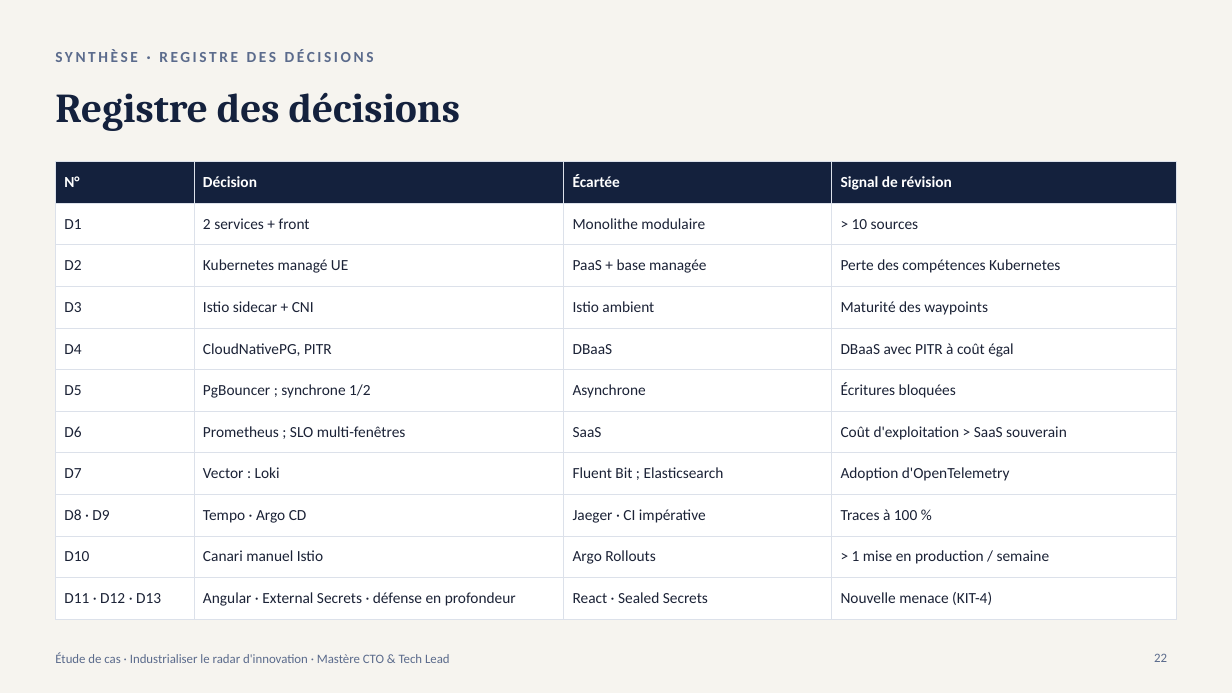
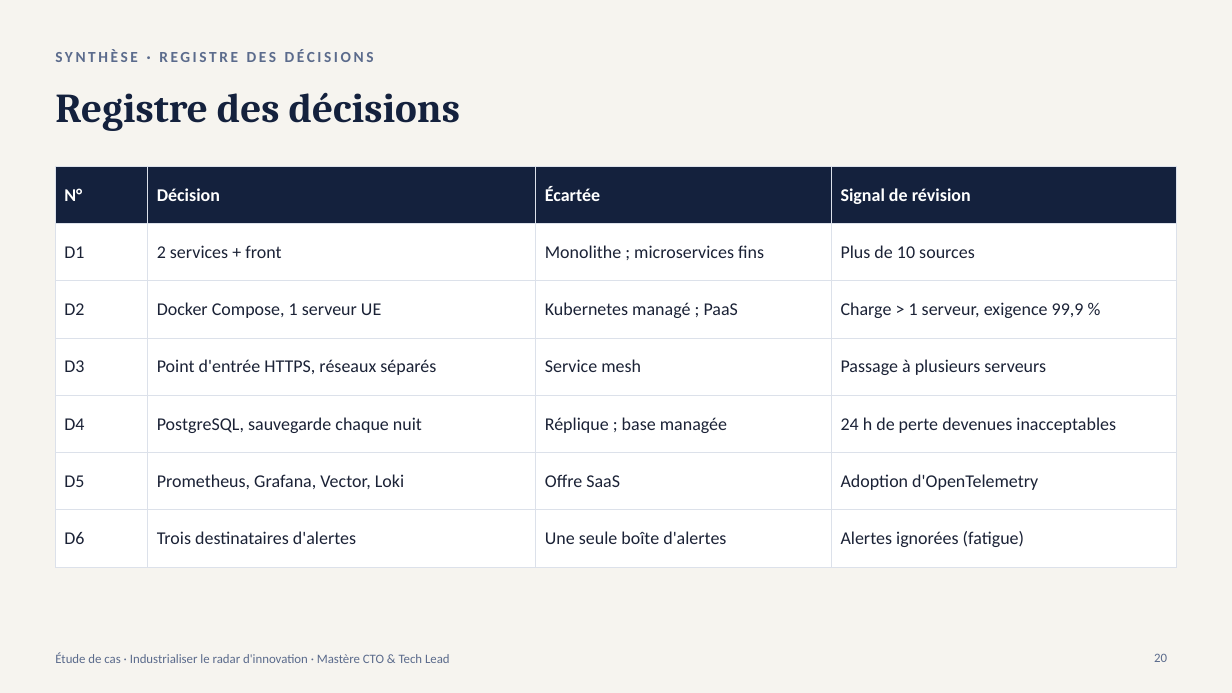
Before and after one commit to nderhore/radar-veille-ia-kubernetes, a slide deck: slide 20 of 03_slides-etude-de-cas.pptx (slide 22 before the commit). Drawn at 1232x693 pixels with LibreOffice and Linux fonts; fonts in the diff are those of the drawing. Boxes give left, top, right and bottom in pixels: in the first picture for what was removed or moved away, otherwise in the second. Text is boxed around its words. In the diff, an @@ line names an element or a change of style, - is before the commit and + after.

Commit message:
docs: adapte l'étude de cas, les diapositives et les runbooks à docker compose

```diff
--- a/03_slides-etude-de-cas.pptx
+++ b/03_slides-etude-de-cas.pptx
@@ table at (x1=55, y1=166, x2=1177, y2=551) @@
-row 2: D1 | 2 services + front | Monolithe modulaire | > 10 sources
-row 3: D2 | Kubernetes managé UE | PaaS + base managée | Perte des compétences Kubernetes
-row 4: D3 | Istio sidecar + CNI | Istio ambient | Maturité des waypoints
-row 5: D4 | CloudNativePG, PITR | DBaaS | DBaaS avec PITR à coût égal
-row 6: D5 | PgBouncer ; synchrone 1/2 | Asynchrone | Écritures bloquées
-row 7: D6 | Prometheus ; SLO multi-fenêtres | SaaS | Coût d'exploitation > SaaS souverain
-row 8: D7 | Vector : Loki | Fluent Bit ; Elasticsearch | Adoption d'OpenTelemetry
-row 9: D8 · D9 | Tempo · Argo CD | Jaeger · CI impérative | Traces à 100 %
-row 10: D10 | Canari manuel Istio | Argo Rollouts | > 1 mise en production / semaine
-row 11: D11 · D12 · D13 | Angular · External Secrets · défense en profondeur | React · Sealed Secrets | Nouvelle menace (KIT-4)
+row 2: D1 | 2 services + front | Monolithe ; microservices fins | Plus de 10 sources
+row 3: D2 | Docker Compose, 1 serveur UE | Kubernetes managé ; PaaS | Charge > 1 serveur, exigence 99,9 %
+row 4: D3 | Point d'entrée HTTPS, réseaux séparés | Service mesh | Passage à plusieurs serveurs
+row 5: D4 | PostgreSQL, sauvegarde chaque nuit | Réplique ; base managée | 24 h de perte devenues inacceptables
+row 6: D5 | Prometheus, Grafana, Vector, Loki | Offre SaaS | Adoption d'OpenTelemetry
+row 7: D6 | Trois destinataires d'alertes | Une seule boîte d'alertes | Alertes ignorées (fatigue)
@@ table resized from (x1=55, y1=162, x2=1177, y2=610) to (x1=55, y1=166, x2=1177, y2=551) @@
@@ page number at (x1=1154, y1=653, x2=1167, y2=662): text changed @@
-22
+20
```
Also in this commit, not shown: 13 other slides changed, 7 slides added, 8 slides removed, 5 other files.
